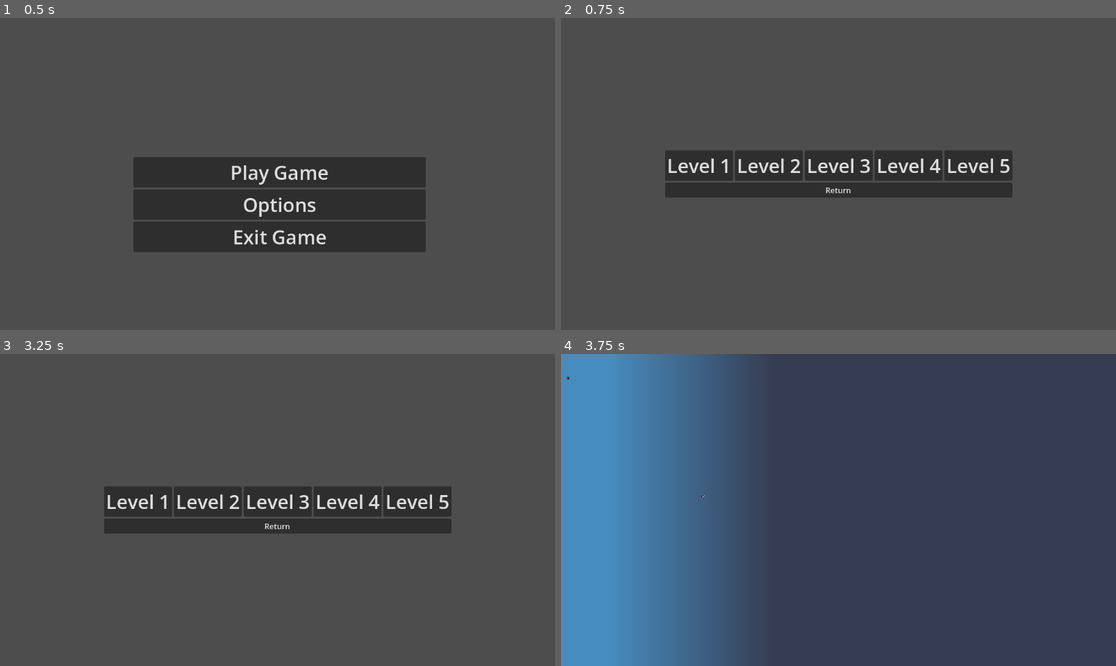
Above: before the commit, frames 1-4 (two rows, left to right).
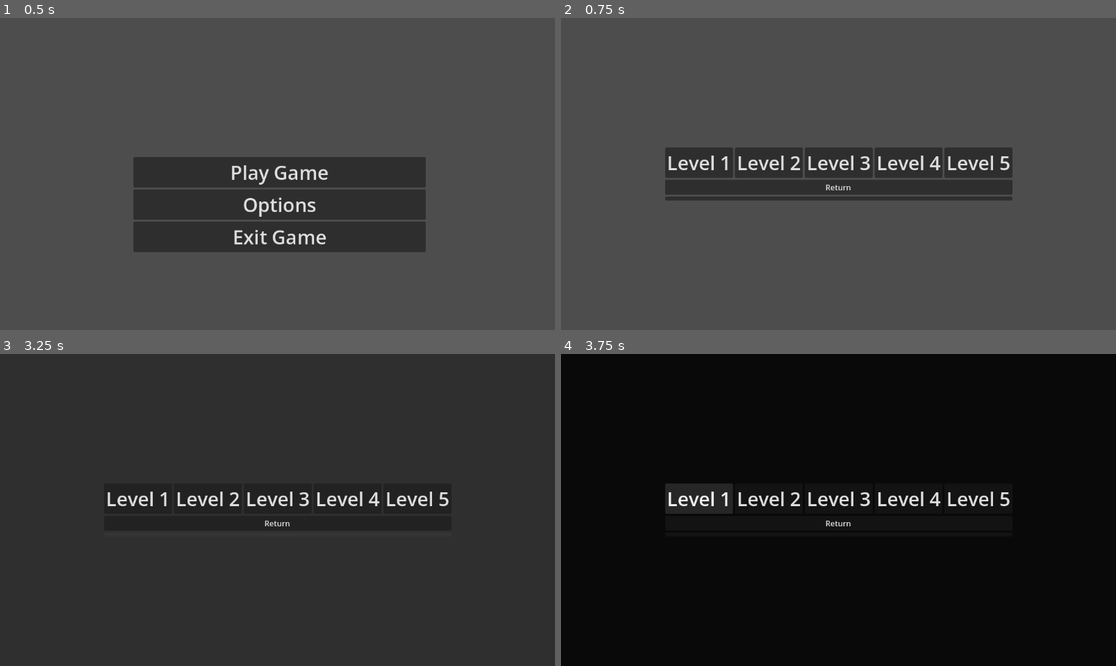
Above: after the commit, the same moments.

Repository: ecclepe-droid/compost-defender
Game: Godot game, scene res://Scenes/start_screen.tscn
Two runs of this game, one before a commit and one after it. Both use one fixed random seed, a clock stepped at 60 frames per second and the inputs below. The engine's default icon, where the game draws it, is replaced by a stand-in: a white triangle on a blue panel in a dark square.
Inputs (mouse positions are in pixels of both pictures, inside the frame that each line leads up to):
- Up to frame 1 (0.5 s): no input
- Up to frame 2 (0.75 s): click "Play Game" at 0.5 s
- Up to frame 3 (3.25 s): click "Return" at 1.25 s; click "Play Game" at 2 s; click (277, 534) at 2.77 s
- Up to frame 4 (3.75 s): click "Level 1" at 3.5 s

Frame 1 is identical in both runs. In frame 2, 3.2% of the frame differs, in the area x 18-82%, y 41-59%; in frame 3, 92%; in frame 4, 100%, in the area x 0-100%, y 0-100%.

Commit message:
Added level fades
It fades in and out, but the level is blocking the fade effect. And i made a fade test button that fully works as intended

Diff:
--- a/compost-defender/Scenes/level_select_screen.tscn
+++ b/compost-defender/Scenes/level_select_screen.tscn
@@ -28,7 +28,7 @@
 tracks/0/keys = {
 "times": PackedFloat32Array(0, 1),
 "transitions": PackedFloat32Array(1, 1),
-"update": 1,
+"update": 0,
 "values": [1.0, 0.0]
 }
 
@@ -133,9 +133,13 @@
 layout_mode = 2
 text = "Return"
 
+[node name="FadeTestButton" type="Button" parent="VBoxContainer" unique_id=1430816248]
+layout_mode = 2
+
 [connection signal="pressed" from="VBoxContainer/Levels/LevelOneButton" to="." method="_on_level_one_button_pressed"]
 [connection signal="pressed" from="VBoxContainer/Levels/LevelTwoButton" to="." method="_on_level_two_button_pressed"]
 [connection signal="pressed" from="VBoxContainer/Levels/LevelThreeButton" to="." method="_on_level_three_button_pressed"]
 [connection signal="pressed" from="VBoxContainer/Levels/LevelFourButton" to="." method="_on_level_four_button_pressed"]
 [connection signal="pressed" from="VBoxContainer/Levels/LevelFiveButton" to="." method="_on_level_five_button_pressed"]
 [connection signal="pressed" from="VBoxContainer/StartScreenButton" to="." method="_on_start_screen_button_pressed"]
+[connection signal="pressed" from="VBoxContainer/FadeTestButton" to="." method="_on_fade_test_button_pressed"]
--- a/compost-defender/Scripts/level_1.gd
+++ b/compost-defender/Scripts/level_1.gd
@@ -2,7 +2,7 @@
 
 # Called when the node enters the scene tree for the first time.
 func _ready() -> void:
-	pass # Replace with function body.
+	pass
 
 
 # Called every frame. 'delta' is the elapsed time since the previous frame.
--- a/compost-defender/Scripts/level_select_screen.gd
+++ b/compost-defender/Scripts/level_select_screen.gd
@@ -9,12 +9,13 @@
 
 
 func _on_start_screen_button_pressed() -> void:
-	fade_in()
 	get_tree().change_scene_to_file(STARTING_SCREEN_FILE)
-	fade_out()
 
 func _on_level_one_button_pressed() -> void:
+	fade_in()
+	await $AnimationPlayer.animation_finished
 	get_tree().change_scene_to_packed(LEVEL_ONE_PACKED)
+	fade_out()
 	printerr("Level One is not finished yet")
 
 
@@ -40,3 +41,9 @@
 
 func fade_out():
 	$AnimationPlayer.play("Fade_out")
+
+
+func _on_fade_test_button_pressed() -> void:
+	fade_in()
+	await $AnimationPlayer.animation_finished
+	fade_out()
